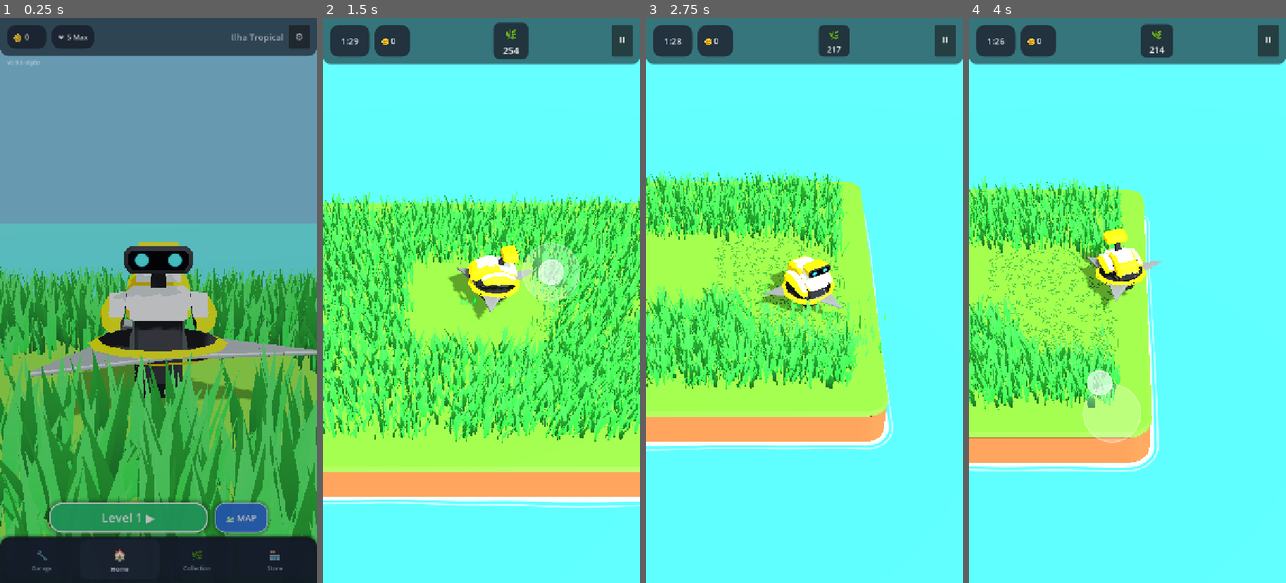
Above: before the commit, frames 1-4 (left to right).
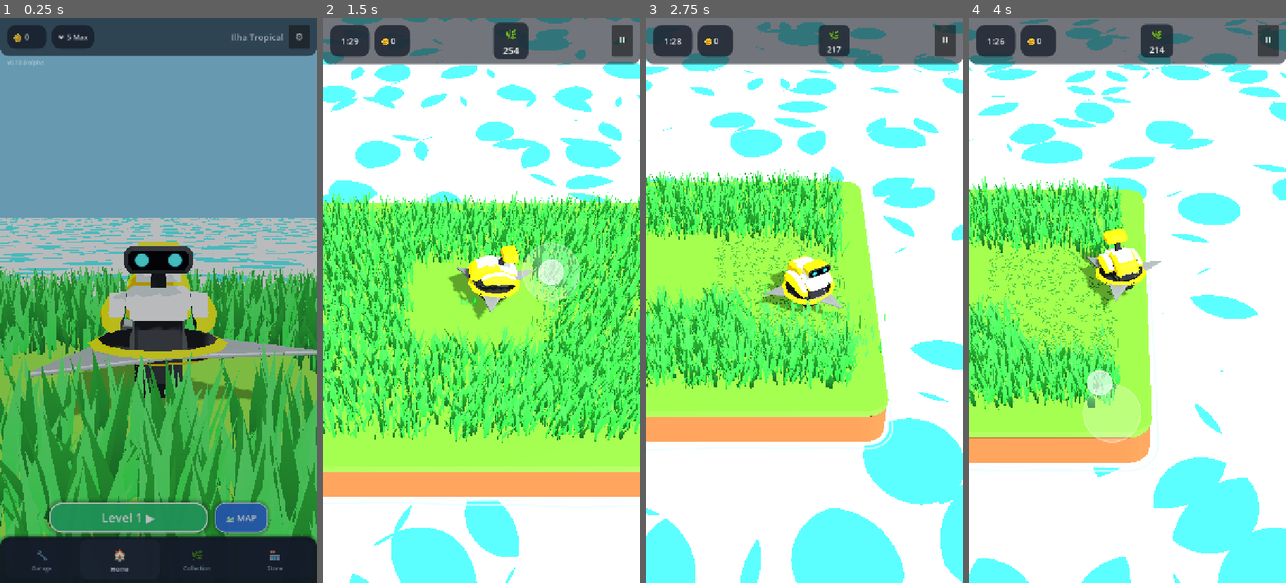
Above: after the commit, the same moments.

Repository: rogerbif/grass-cut-bot
Game: Godot game, scene res://scenes/menu/main_menu.tscn
Two runs of this game, one before a commit and one after it. Both use one fixed random seed, a clock stepped at 60 frames per second and the inputs below.
Inputs (mouse positions are in pixels of both pictures, inside the frame that each line leads up to):
- Up to frame 1 (0.25 s): no input
- Up to frame 2 (1.5 s): click "Level 1 ▶" at 0.5 s; tap Enter at 1.25 s; move the mouse to (551, 272) at 1.27 s; hold Right (ui_right) from 1.28 s (still down); hold Alt from 1.28 s (still down); click (551, 272) at 1.42 s
- Up to frame 3 (2.75 s): release Right (ui_right) at 2 s; release Alt at 2 s; drag from (741, 328) to (788, 413) at 2.02 s
- Up to frame 4 (4 s): move the mouse to (1159, 176) at 2.77 s; hold Right (ui_right) 2.78-3.5 s; tap Z at 2.85 s; drag from (1111, 413) to (1032, 215) at 3.52 s

The runs differ from the first frame. In frame 1, 7.1% of the frame differs, in the area x 0-100%, y 7-51%; in frame 2, 35%; in frame 3, 47%; in frame 4, 55%, in the area x 0-100%, y 0-100%.

Commit message:
feat: oceano infinito com camera-tracking e shader toon wind waker [v0.10.0-alpha]

Diff:
--- a/project.godot
+++ b/project.godot
@@ -11,7 +11,7 @@
 [application]
 
 config/name="Grass Cut Bot"
-config/version="0.9.8-alpha"
+config/version="0.10.0-alpha"
 run/main_scene="res://scenes/menu/main_menu.tscn"
 config/features=PackedStringArray("4.7", "Mobile")
 boot_splash/image="uid://3pegaomvcdut"
--- a/scenes/level/water_ocean.tscn
+++ b/scenes/level/water_ocean.tscn
@@ -1,11 +1,9 @@
 [gd_scene load_steps=5 format=3 uid="uid://water_ocean_01"]
 
-[sub_resource type="StandardMaterial3D" id="StandardMaterial3D_ocean"]
-roughness = 0.88
-albedo_color = Color(0.18, 0.65, 0.78, 1)
+[ext_resource type="Material" uid="uid://wind_waker_water_mat_01" path="res://shaders/wind_waker_water_material.tres" id="1_water_mat"]
 
 [sub_resource type="PlaneMesh" id="PlaneMesh_ocean"]
-material = SubResource("StandardMaterial3D_ocean")
+material = ExtResource("1_water_mat")
 size = Vector2(120, 120)
 
 [sub_resource type="StandardMaterial3D" id="StandardMaterial3D_deep"]
--- a/scenes/menu/main_menu.tscn
+++ b/scenes/menu/main_menu.tscn
@@ -9,6 +9,7 @@
 [ext_resource type="PackedScene" uid="uid://tab_store_scene_01" path="res://scenes/menu/tabs/tab_store.tscn" id="7_tab_store"]
 [ext_resource type="PackedScene" uid="uid://bottom_nav_bar_scene_01" path="res://scenes/menu/bottom_nav_bar.tscn" id="8_nav_bar"]
 [ext_resource type="PackedScene" uid="uid://settings_modal_scene_01" path="res://scenes/ui/settings_modal.tscn" id="9_settings_modal"]
+[ext_resource type="Material" uid="uid://wind_waker_water_mat_01" path="res://shaders/wind_waker_water_material.tres" id="10_water_mat"]
 
 [sub_resource type="Environment" id="Environment_menu"]
 background_mode = 1
@@ -18,13 +19,9 @@
 ambient_light_energy = 0.9
 tonemap_mode = 2
 
-[sub_resource type="StandardMaterial3D" id="StandardMaterial3D_ocean"]
-roughness = 0.88
-albedo_color = Color(0.18, 0.65, 0.82, 1)
-
 [sub_resource type="PlaneMesh" id="PlaneMesh_ocean"]
-material = SubResource("StandardMaterial3D_ocean")
-size = Vector2(160, 160)
+material = ExtResource("10_water_mat")
+size = Vector2(320, 320)
 
 [sub_resource type="StyleBoxFlat" id="StyleBoxFlat_top"]
 bg_color = Color(0.08, 0.1, 0.14, 0.65)
--- a/scripts/core/game_version.gd
+++ b/scripts/core/game_version.gd
@@ -6,8 +6,8 @@
 ## e compatibilidade de saves e presets de exportação.
 
 const MAJOR: int = 0
-const MINOR: int = 9
-const PATCH: int = 8
+const MINOR: int = 10
+const PATCH: int = 0
 const STAGE: String = "ALPHA" # "PRE-ALPHA", "ALPHA", "BETA", "RC", "RELEASE"
 const BUILD_TYPE: String = "dev" # "dev", "nightly", "public"
 
--- a/scripts/menu/main_menu.gd
+++ b/scripts/menu/main_menu.gd
@@ -6,6 +6,7 @@
 @onready var menu_camera: Camera3D = $MenuCamera3D
 @onready var islands_container: Node3D = $World/IslandsContainer
 @onready var menu_bot: Node3D = $World/MenuBot
+@onready var ocean_mesh: MeshInstance3D = $World.get_node_or_null("OceanMesh") as MeshInstance3D
 
 # Top Bar
 @onready var coins_label: Label = $CanvasLayer/TopBar/HBox/CoinsContainer/HBoxCoins/CoinsLabel
@@ -73,6 +74,11 @@
 	_switch_tab(1)
 	_update_plaques_view_mode(false, false)
 	_update_islands_visibility(false, selected_level)
+
+func _process(_delta: float) -> void:
+	if ocean_mesh != null and menu_camera != null:
+		ocean_mesh.global_position.x = menu_camera.global_position.x
+		ocean_mesh.global_position.z = menu_camera.global_position.z
 
 func _on_save_reset() -> void:
 	_update_top_bar()
--- /dev/null
+++ b/shaders/wind_waker_water.gdshader
@@ -0,0 +1,92 @@
+// Wind Waker Toon Water Shader (No textures needed)
+// Estilo The Legend of Zelda: The Wind Waker adaptado para Grass Cut Bot
+shader_type spatial;
+render_mode cull_back, diffuse_toon, specular_disabled;
+
+uniform vec4 water_color : source_color = vec4(0.18, 0.65, 0.82, 1.0);
+uniform vec4 deep_color : source_color = vec4(0.12, 0.48, 0.68, 1.0);
+uniform vec4 foam_color : source_color = vec4(0.85, 0.98, 1.0, 1.0);
+
+uniform float uv_scale : hint_range(0.01, 1.0) = 0.12;
+uniform float wave_speed : hint_range(0.0, 5.0) = 0.8;
+uniform float distortion_speed : hint_range(0.0, 5.0) = 0.5;
+uniform float distortion_strength : hint_range(0.0, 1.0) = 0.08;
+uniform float foam_threshold : hint_range(0.0, 1.0) = 0.62;
+uniform float roughness : hint_range(0.0, 1.0) = 0.90;
+
+varying vec3 v_world_pos;
+
+float random(vec2 uv) {
+	return fract(sin(dot(uv, vec2(12.9898, 78.233))) * 43758.5453123);
+}
+
+float noise(vec2 uv) {
+	vec2 uv_index = floor(uv);
+	vec2 uv_fract = fract(uv);
+
+	float a = random(uv_index);
+	float b = random(uv_index + vec2(1.0, 0.0));
+	float c = random(uv_index + vec2(0.0, 1.0));
+	float d = random(uv_index + vec2(1.0, 1.0));
+
+	vec2 blur = smoothstep(0.0, 1.0, uv_fract);
+
+	return mix(a, b, blur.x) + (c - a) * blur.y * (1.0 - blur.x) + (d - b) * blur.x * blur.y;
+}
+
+float fbm(vec2 uv) {
+	float value = 0.0;
+	float amplitude = 0.5;
+	float frequency = 2.0;
+	for (int i = 0; i < 3; i++) {
+		value += amplitude * noise(uv * frequency);
+		amplitude *= 0.5;
+		frequency *= 2.0;
+	}
+	return value;
+}
+
+float circ(vec2 pos, vec2 c, float s) {
+	c = abs(pos - c);
+	c = min(c, 1.0 - c);
+	return smoothstep(0.0, 0.002, sqrt(s) - sqrt(dot(c, c))) * -1.0;
+}
+
+float waterlayer(vec2 uv) {
+	uv = mod(uv, 1.0);
+	float ret = 1.0;
+	ret += circ(uv, vec2(0.37378, 0.277169), 0.0268181);
+	ret += circ(uv, vec2(0.0317477, 0.548483), 0.0118816);
+	ret += circ(uv, vec2(0.817454, 0.73059), 0.0201502);
+	ret += circ(uv, vec2(0.187425, 0.0772719), 0.0132338);
+	ret += circ(uv, vec2(0.485121, 0.771966), 0.0163351);
+	ret += circ(uv, vec2(0.793834, 0.210344), 0.0152417);
+	ret += circ(uv, vec2(0.150654, 0.772583), 0.019794);
+	ret += circ(uv, vec2(0.667239, 0.518602), 0.016333);
+	ret += circ(uv, vec2(0.449767, 0.0768705), 0.0125868);
+	return ret;
+}
+
+void vertex() {
+	v_world_pos = (MODEL_MATRIX * vec4(VERTEX, 1.0)).xyz;
+}
+
+void fragment() {
+	vec2 uv = v_world_pos.xz * uv_scale;
+	float t = TIME * wave_speed;
+
+	vec2 distort = vec2(fbm(uv + t * 0.08), fbm(uv - t * 0.08));
+	vec2 distorted_uv = uv + distort * distortion_strength * distortion_speed;
+
+	float layer1 = waterlayer(distorted_uv + t * 0.04);
+	float layer2 = waterlayer(distorted_uv * 1.4 - t * 0.06);
+
+	float pattern = clamp(layer1 + layer2, 0.0, 1.0);
+
+	vec4 col = mix(water_color, deep_color, pattern);
+	float foam = step(foam_threshold, pattern);
+	col = mix(col, foam_color, foam);
+
+	ALBEDO = col.rgb;
+	ROUGHNESS = roughness;
+}
--- /dev/null
+++ b/shaders/wind_waker_water_material.tres
@@ -0,0 +1,16 @@
+[gd_resource type="ShaderMaterial" load_steps=2 format=3 uid="uid://wind_waker_water_mat_01"]
+
+[ext_resource type="Shader" path="res://shaders/wind_waker_water.gdshader" id="1_shader"]
+
+[resource]
+render_priority = 0
+shader = ExtResource("1_shader")
+shader_parameter/water_color = Color(0.18, 0.65, 0.82, 1)
+shader_parameter/deep_color = Color(0.12, 0.48, 0.68, 1)
+shader_parameter/foam_color = Color(0.85, 0.98, 1, 1)
+shader_parameter/uv_scale = 0.12
+shader_parameter/wave_speed = 0.8
+shader_parameter/distortion_speed = 0.5
+shader_parameter/distortion_strength = 0.08
+shader_parameter/foam_threshold = 0.62
+shader_parameter/roughness = 0.9
Not shown, changed: export_presets.cfg
Not shown, changed: docs/01_visao_geral_e_gdd/DIRECAO_DE_ARTE_E_VISUAL.md
Not shown, added: docs/historico_melhorias/063_oceano_infinito_e_shader_agua_wind_waker.md
Not shown, changed: docs/historico_melhorias/INDICE_MELHORIAS.md
